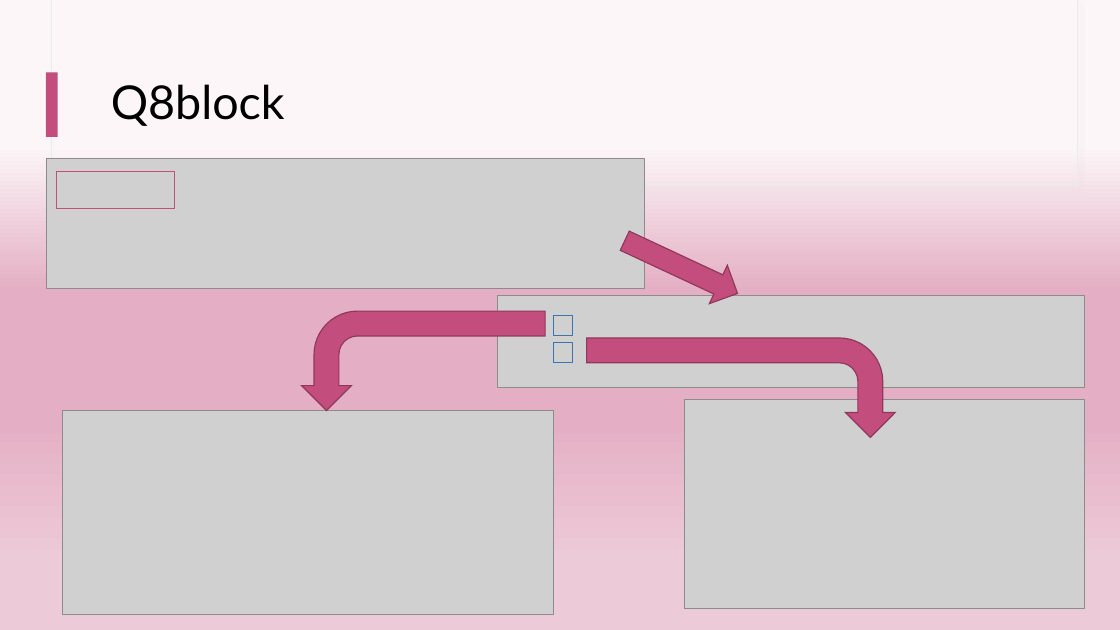
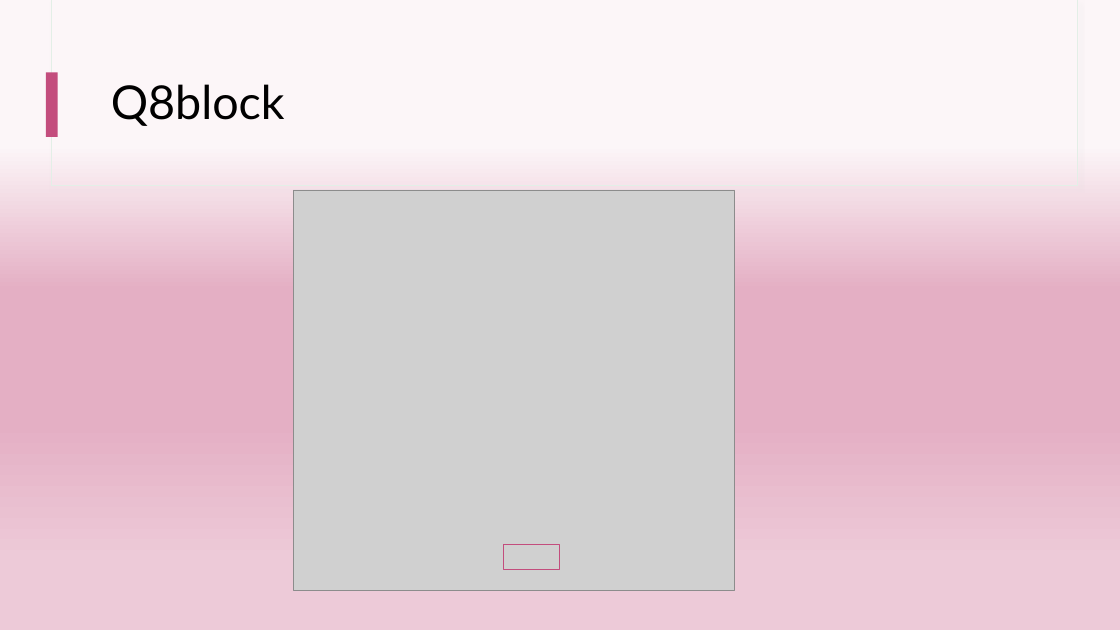
Before and after one commit to kayaulai/qualtrics-experiment-tutorial, a slide deck: slide 14 of slides.pptx. Drawn at 1120x630 pixels with LibreOffice and Linux fonts; fonts in the diff are those of the drawing; grey boxes stand for pictures. Boxes give left, top, right and bottom in pixels: in the first picture for what was removed or moved away, otherwise in the second. Text is boxed around its words. In the diff, an @@ line names an element or a change of style, - is before the commit and + after.

```diff
--- a/slides.pptx
+++ b/slides.pptx
@@ picture removed at <box>46,159,644,288</box> @@
@@ picture added at <box>293,190,735,591</box> @@
@@ right arrow removed at <box>616,222,747,313</box> @@
@@ picture removed at <box>497,296,1085,387</box> @@
@@ bent arrow removed at <box>302,312,545,411</box> @@
@@ rectangle removed at <box>554,315,573,335</box> @@
@@ rectangle removed at <box>554,343,573,363</box> @@
@@ bent arrow removed at <box>587,338,895,437</box> @@
@@ picture removed at <box>62,411,554,615</box> @@
@@ picture removed at <box>685,399,1085,608</box> @@
@@ rectangle: place and size @@
-rectangle at <box>57,171,175,209</box>
+rectangle at <box>503,544,560,570</box>
```
Also in this commit, not shown: 2 other slides changed, 1 slide added, 1 slide removed.
